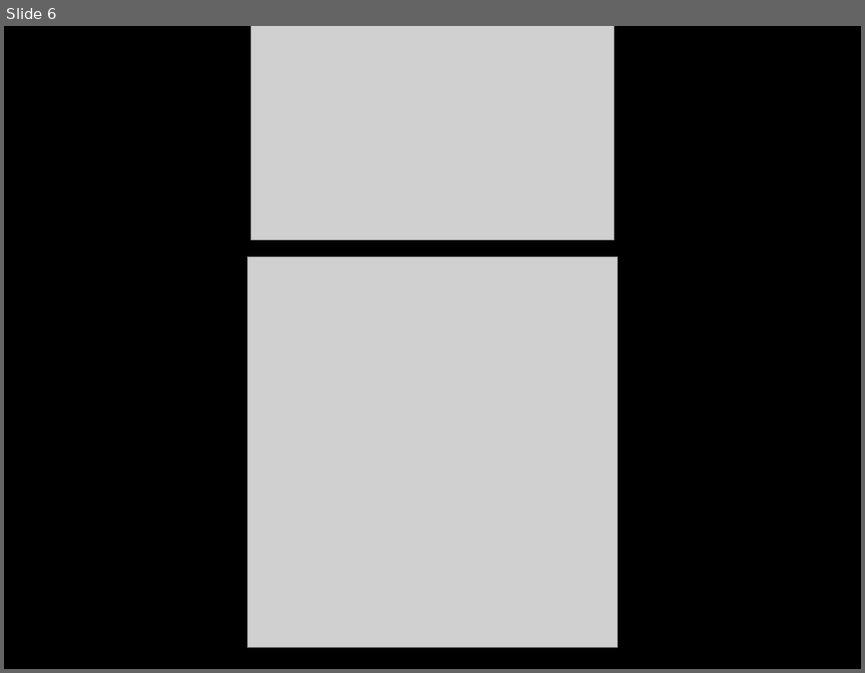
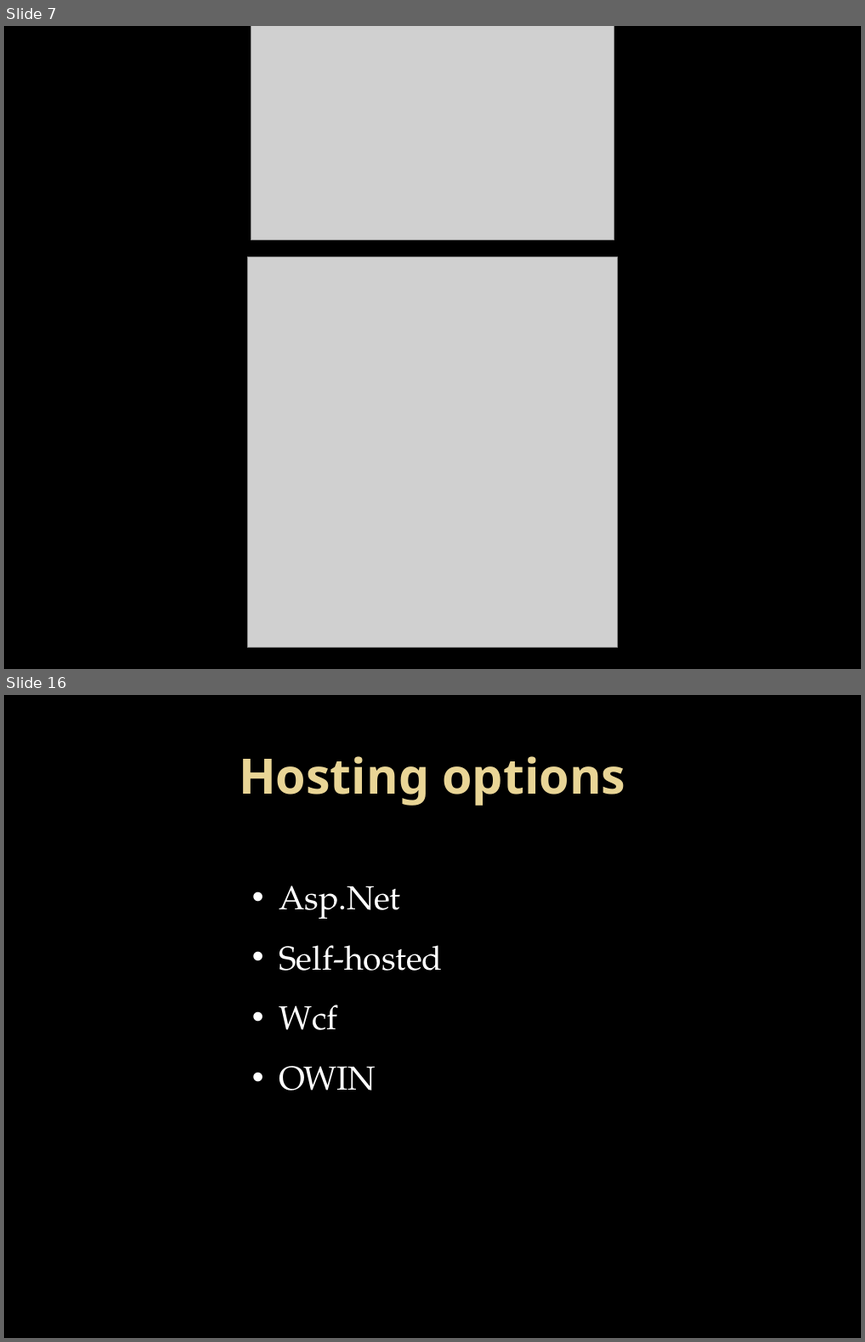
Before and after one commit to justinsoliz/ravendb_nancyfx_presentation, a slide deck: raven_nancy_slides.pptx. Shown one above the other, each under a label of ours: slide 6 before the commit, slides 7 and 16 after it; the slides between them are not shown. The pictures are 865x673 and 865x1342 pixels, drawn with LibreOffice and Linux fonts; fonts in the diff are those of the drawing; grey boxes stand for pictures; background and template pictures are left out. Boxes give left, top, right and bottom in pixels: in the first picture for what was removed or moved away, otherwise in the second. Text is boxed around its words. In the diff, an @@ line names an element or a change of style, - is before the commit and + after.

```diff
--- a/raven_nancy_slides.pptx
+++ b/raven_nancy_slides.pptx
@@ slide 16 added at (4, 695, 861, 1338), background picture (left out) @@
@@ title added at (239, 756, 625, 805), 41 pt, text gradient #EAD696 to #E7D081, bold @@
+Hosting options
@@ text added at (279, 885, 442, 1090), 28 pt, text #FFFFFF @@
+• Asp.Net
+• Self-hosted
+• Wcf
+• OWIN
@@ what was slide 6 is now slide 7 @@
```
Also in this commit, not shown: 1 slide changed, 10 other slides added.
